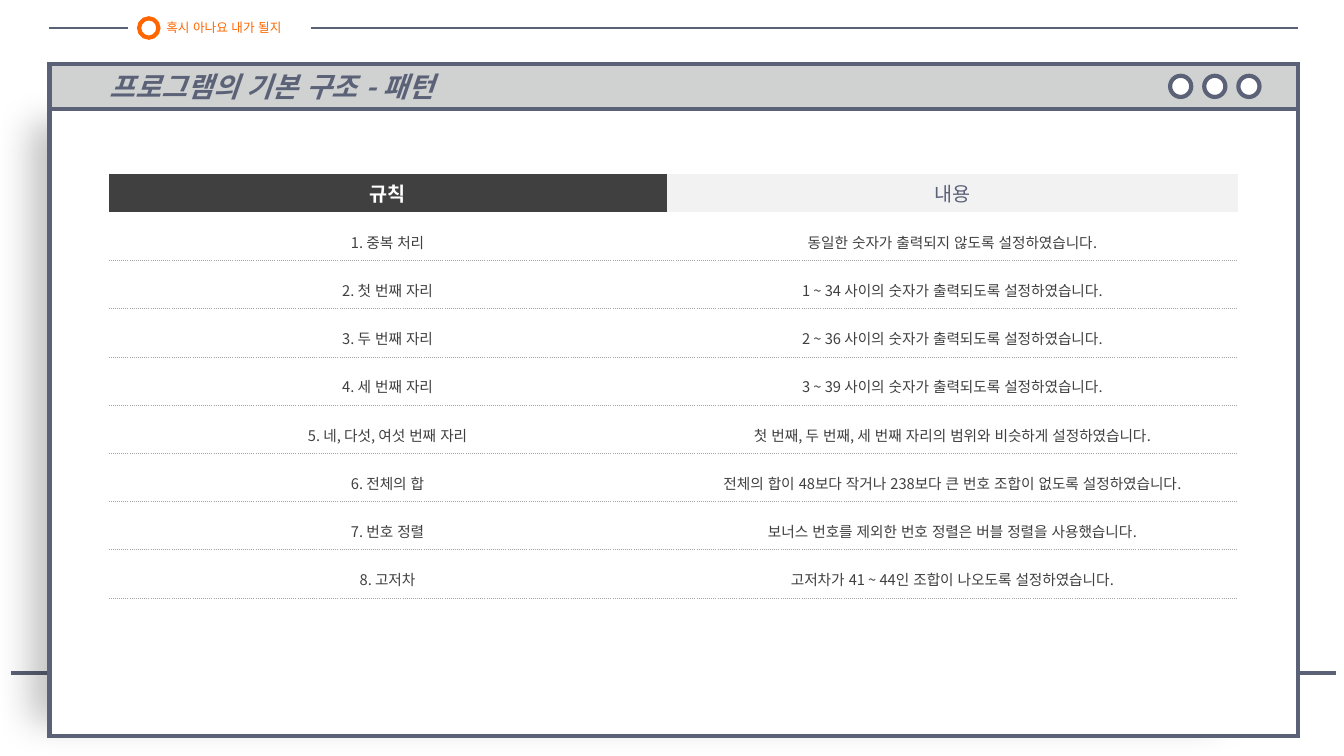
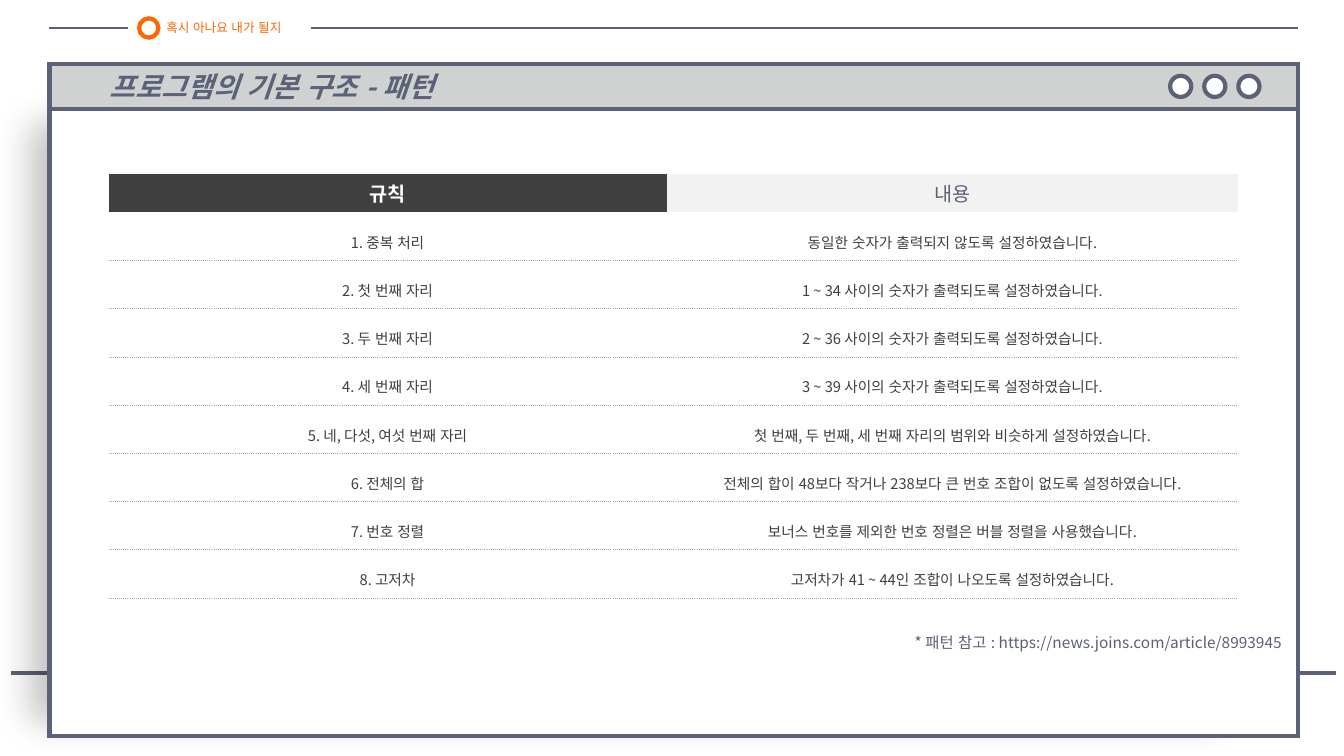
Before and after one commit to galaxy-light/201126-210604, a slide deck: slide 6 of 포트폴리오/로또 번호 추첨기/로또 번호 추첨기 - 양화영.pptx. Drawn at 1344x756 pixels with LibreOffice and Linux fonts; fonts in the diff are those of the drawing. Boxes give left, top, right and bottom in pixels: in the first picture for what was removed or moved away, otherwise in the second. Text is boxed around its words. In the diff, an @@ line names an element or a change of style, - is before the commit and + after.

```diff
--- a/포트폴리오/로또 번호 추첨기/로또 번호 추첨기 - 양화영.pptx
+++ b/포트폴리오/로또 번호 추첨기/로또 번호 추첨기 - 양화영.pptx
@@ text added at [925,635,1282,652], 11 pt, text #5B6176 @@
+* 패턴 참고 : https://news.joins.com/article/8993945
```
Also in this commit, not shown: 2 other files.
